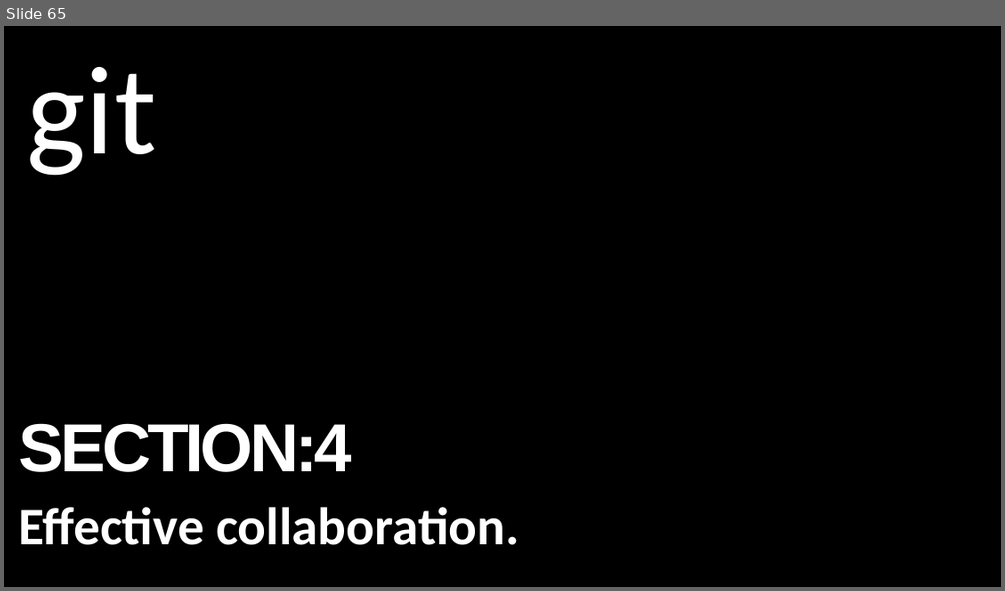
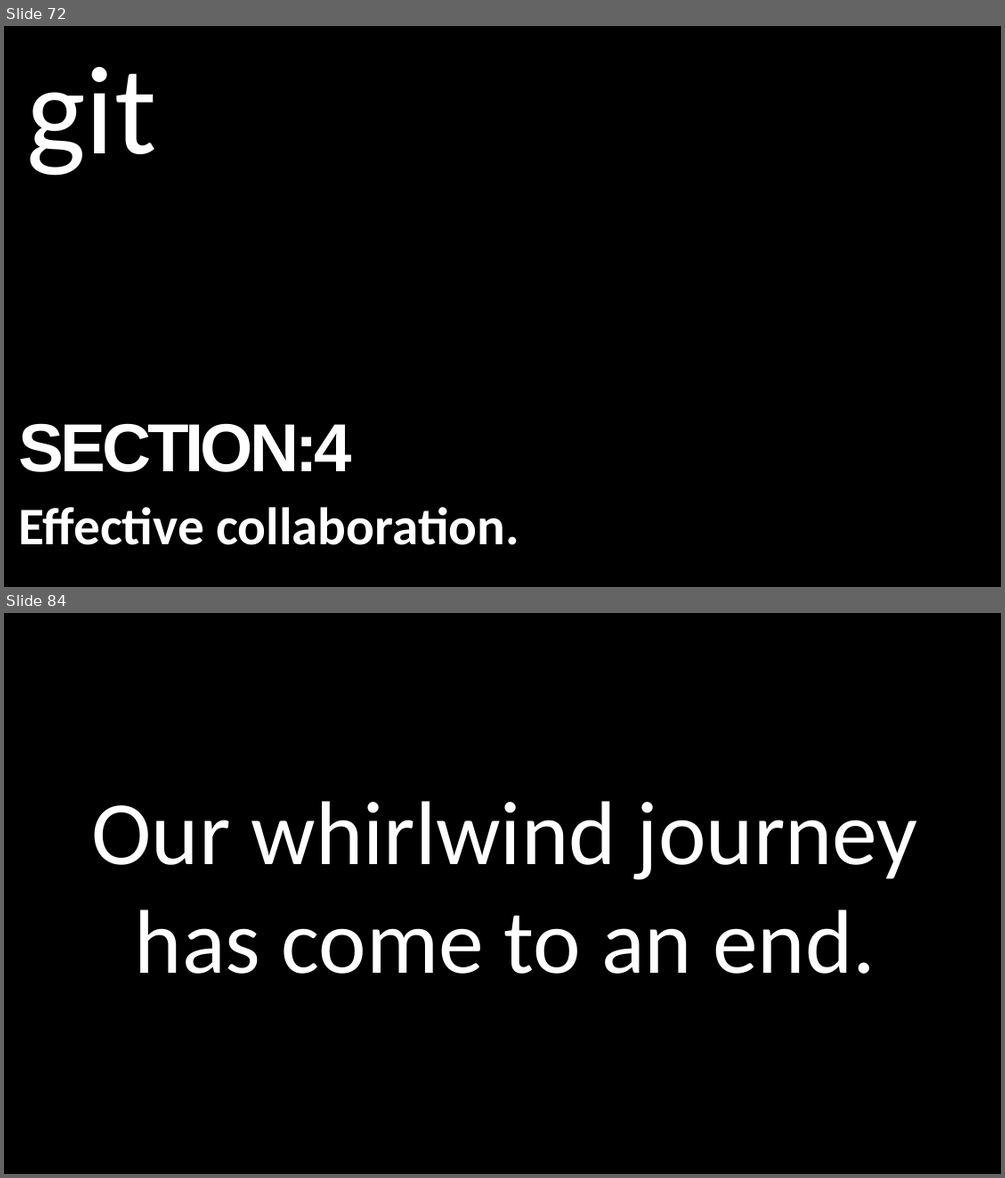
Before and after one commit to alexacallmebaka/htmlflasksql, a slide deck: slides/deck.odp. Shown one above the other, each under a label of ours: slide 65 before the commit, slides 72 and 84 after it; the slides between them are not shown. The pictures are 1005x591 and 1005x1178 pixels, drawn with LibreOffice and Linux fonts; fonts in the diff are those of the drawing. Boxes give left, top, right and bottom in pixels: in the first picture for what was removed or moved away, otherwise in the second. Text is boxed around its words. In the diff, an @@ line names an element or a change of style, - is before the commit and + after.

```diff
--- a/slides/deck.odp
+++ b/slides/deck.odp
@@ slide 84 added at [4,613,1001,1174], background #000000 @@
@@ title added at [92,801,918,973], 72 pt, text #FFFFFF @@
+Our whirlwind journey has come to an end.
@@ what was slide 65 is now slide 72 @@
```
Also in this commit, not shown: 4 slides changed, 18 other slides added, 3 slides removed, 1 other file.
